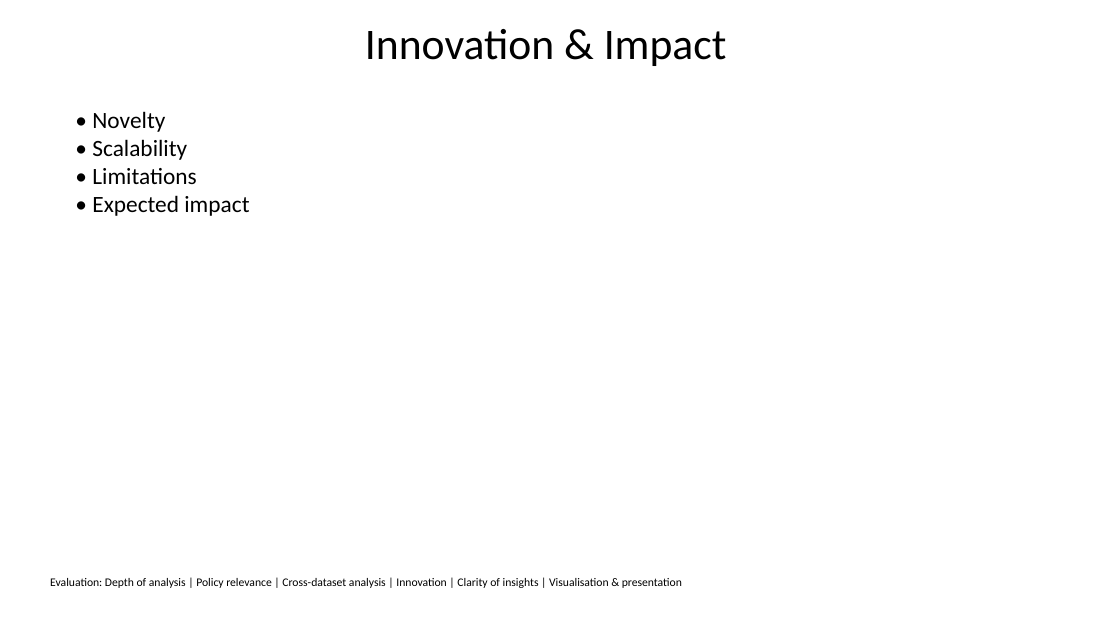
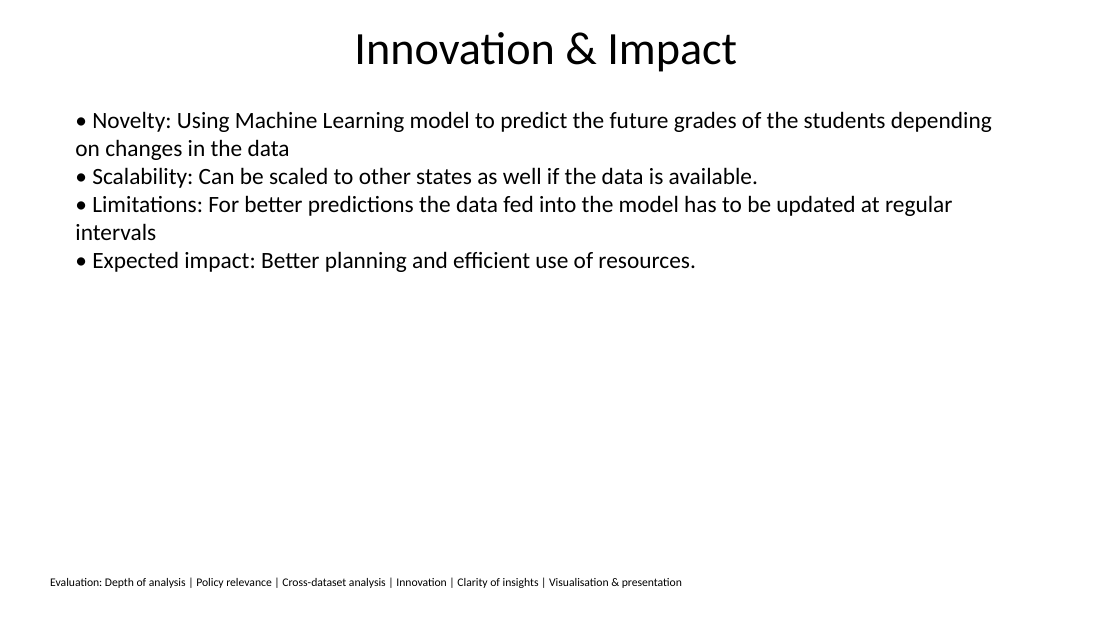
Before and after one commit to AvinandanPatel/infinity, a slide deck: slide 10 of slides.pptx. Drawn at 1120x630 pixels with LibreOffice and Linux fonts; fonts in the diff are those of the drawing. Boxes give left, top, right and bottom in pixels: in the first picture for what was removed or moved away, otherwise in the second. Text is boxed around its words. In the diff, an @@ line names an element or a change of style, - is before the commit and + after.

```diff
--- a/slides.pptx
+++ b/slides.pptx
@@ title "Innovation & Impact" at (x1=354, y1=32, x2=737, y2=72): size 37.4 to 39.6 pt; line spacing 0.8 to 1 @@
@@ text at (x1=75, y1=111, x2=992, y2=272): text changed @@
-• Novelty
-• Scalability
-• Limitations
-• Expected impact
+• Novelty: Using Machine Learning model to predict the future grades of the students depending on changes in the data
+• Scalability: Can be scaled to other states as well if the data is available.
+• Limitations: For better predictions the data fed into the model has to be updated at regular intervals
+• Expected impact: Better planning and efficient use of resources.
```
Also in this commit, not shown: 5 other slides changed, 5 slides added, 5 slides removed, 6 other files.
